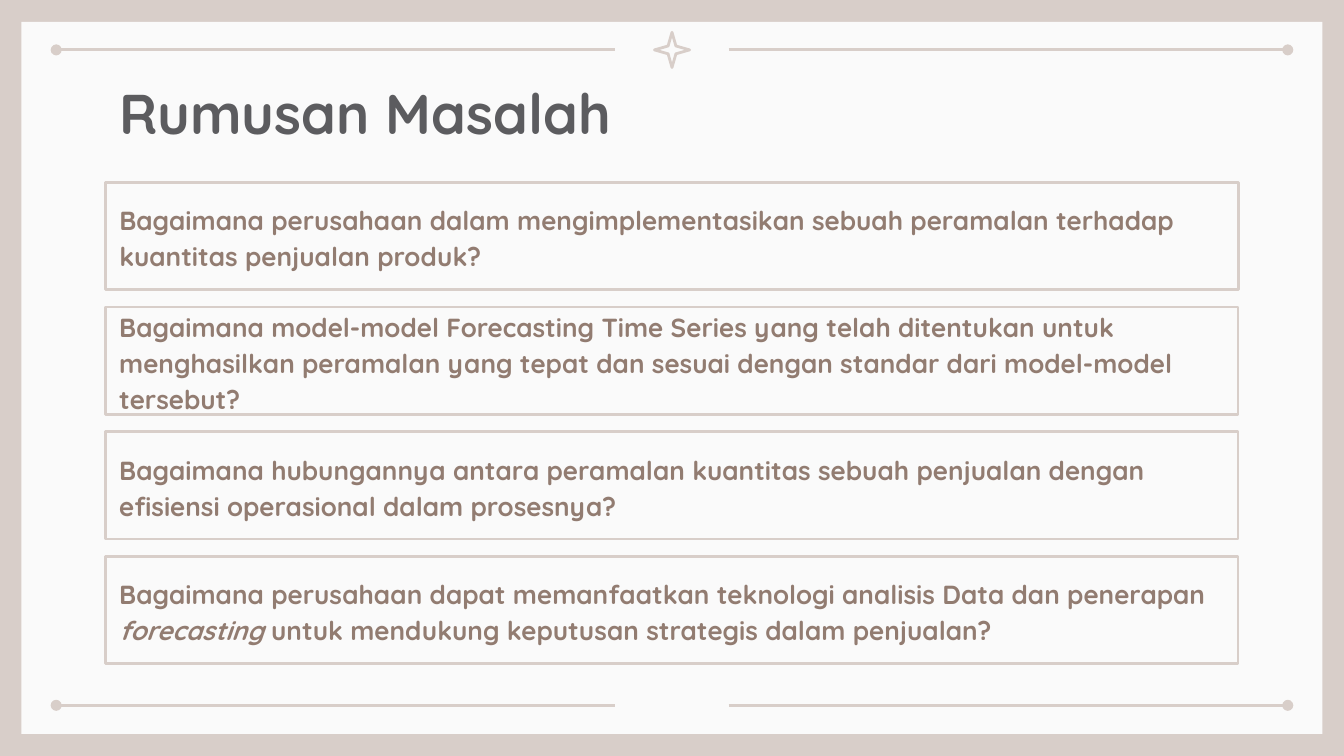
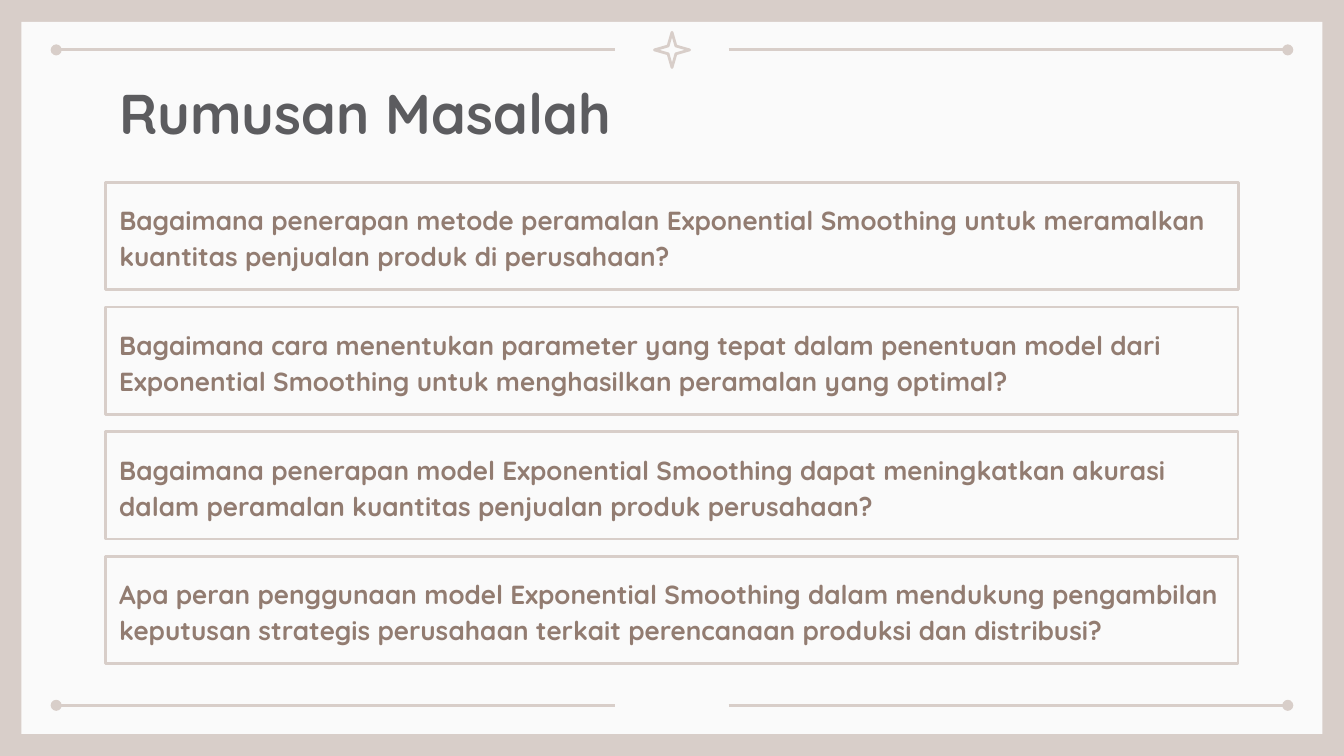
Before and after one commit to christiankencana/thesis, a slide deck: slide 5 of document/2211601741_ChristianKencana_Thesis.pptx. Drawn at 1344x756 pixels with LibreOffice and Linux fonts; fonts in the diff are those of the drawing. Boxes give left, top, right and bottom in pixels: in the first picture for what was removed or moved away, otherwise in the second. Text is boxed around its words. In the diff, an @@ line names an element or a change of style, - is before the commit and + after.

```diff
--- a/document/2211601741_ChristianKencana_Thesis.pptx
+++ b/document/2211601741_ChristianKencana_Thesis.pptx
@@ subtitle at [119,210,1205,271]: text changed @@
-Bagaimana perusahaan dalam mengimplementasikan sebuah peramalan terhadap kuantitas penjualan produk?
+Bagaimana penerapan metode peramalan Exponential Smoothing untuk meramalkan kuantitas penjualan produk di perusahaan?
@@ text in rectangle at [119,335,1160,396]: text changed @@
-Bagaimana model-model Forecasting Time Series yang telah ditentukan untuk menghasilkan peramalan yang tepat dan sesuai dengan standar dari model-model tersebut?
+Bagaimana cara menentukan parameter yang tepat dalam penentuan model dari Exponential Smoothing untuk menghasilkan peramalan yang optimal?
@@ text in rectangle at [119,460,1165,521]: text changed @@
-Bagaimana hubungannya antara peramalan kuantitas sebuah penjualan dengan efisiensi operasional dalam prosesnya?
+Bagaimana penerapan model Exponential Smoothing dapat meningkatkan akurasi dalam peramalan kuantitas penjualan produk perusahaan?
@@ text in rectangle at [119,584,1217,645]: text changed @@
-Bagaimana perusahaan dapat memanfaatkan teknologi analisis Data dan penerapan forecasting untuk mendukung keputusan strategis dalam penjualan?
+Apa peran penggunaan model Exponential Smoothing dalam mendukung pengambilan keputusan strategis perusahaan terkait perencanaan produksi dan distribusi?
```
Also in this commit, not shown: 2 other slides changed, 5 other files.
